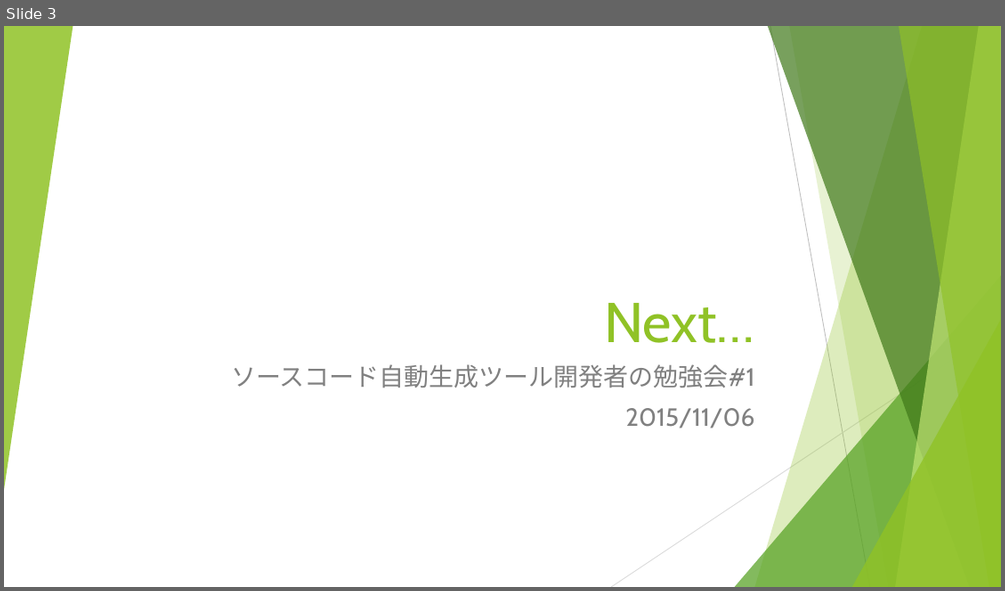
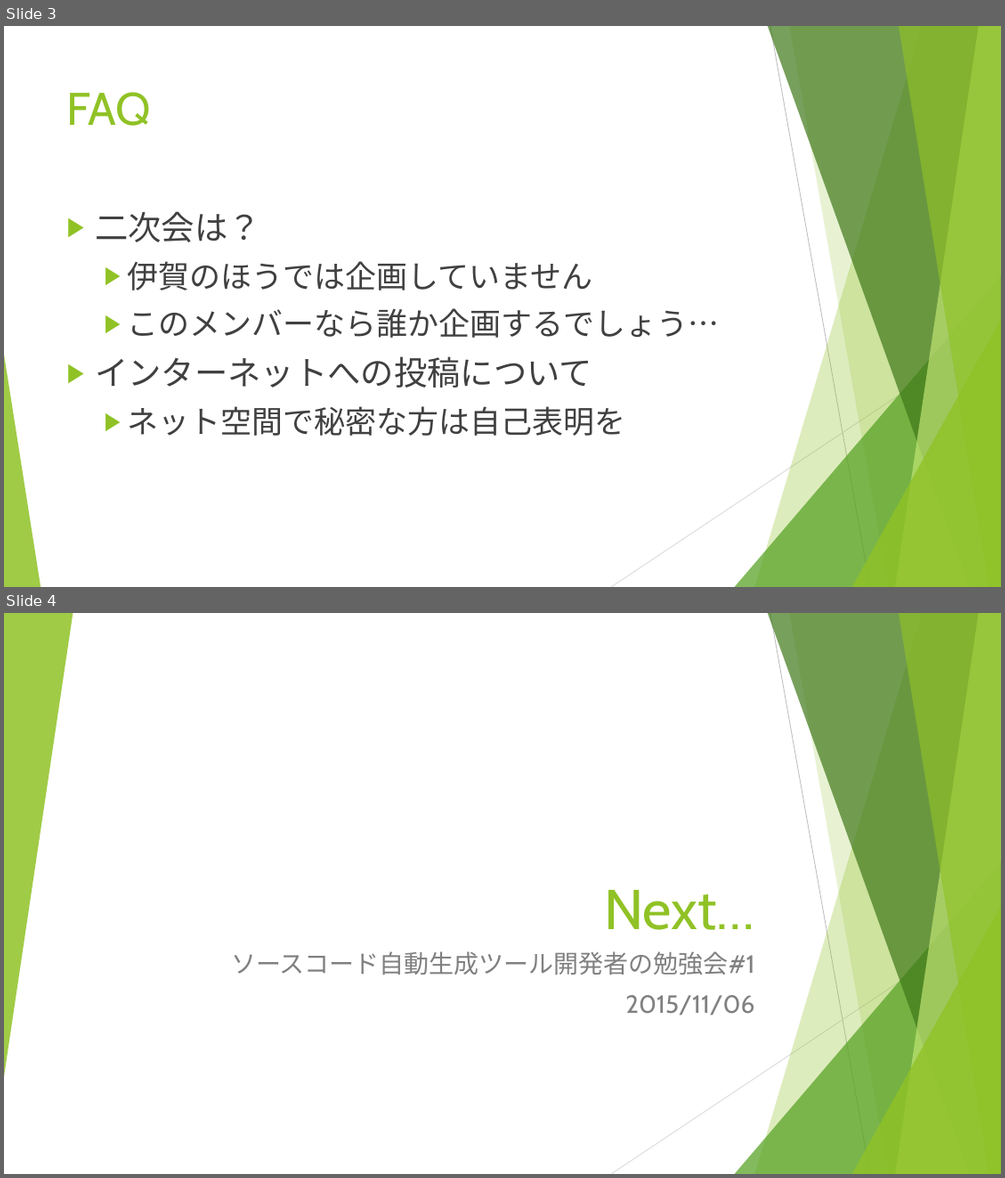
Before and after one commit to igapyon/docs, a slide deck: ppt/codegendev-selfintro-Title.pptx. Shown one above the other, each under a label of ours: slide 3 before the commit, slides 3 and 4 after it. The pictures are 1005x591 and 1005x1178 pixels, drawn with LibreOffice and Linux fonts; fonts in the diff are those of the drawing. Boxes give left, top, right and bottom in pixels: in the first picture for what was removed or moved away, otherwise in the second. Text is boxed around its words. In the diff, an @@ line names an element or a change of style, - is before the commit and + after.

```diff
--- a/ppt/codegendev-selfintro-Title.pptx
+++ b/ppt/codegendev-selfintro-Title.pptx
@@ slide 3 added at (4,26,1001,587), background #FFFFFF; not listed: 9 template elements that a slide beside it also shows @@
@@ title added at (67,92,152,126), 44 pt, text #90C226 @@
+FAQ
@@ text added at (95,211,720,435), 30 pt, text #404040 @@
+▶ 二次会は？
+  ▶ 伊賀のほうでは企画していません
+  ▶ このメンバーなら誰か企画するでしょう…
+▶ インターネットへの投稿について
+  ▶ ネット空間で秘密な方は自己表明を
@@ triangle added at (4,354,40,587), fill #90C226 at 85% opacity @@
@@ what was slide 3 is now slide 4 @@
```
Also in this commit, not shown: 2 slides changed, 1 other file.
